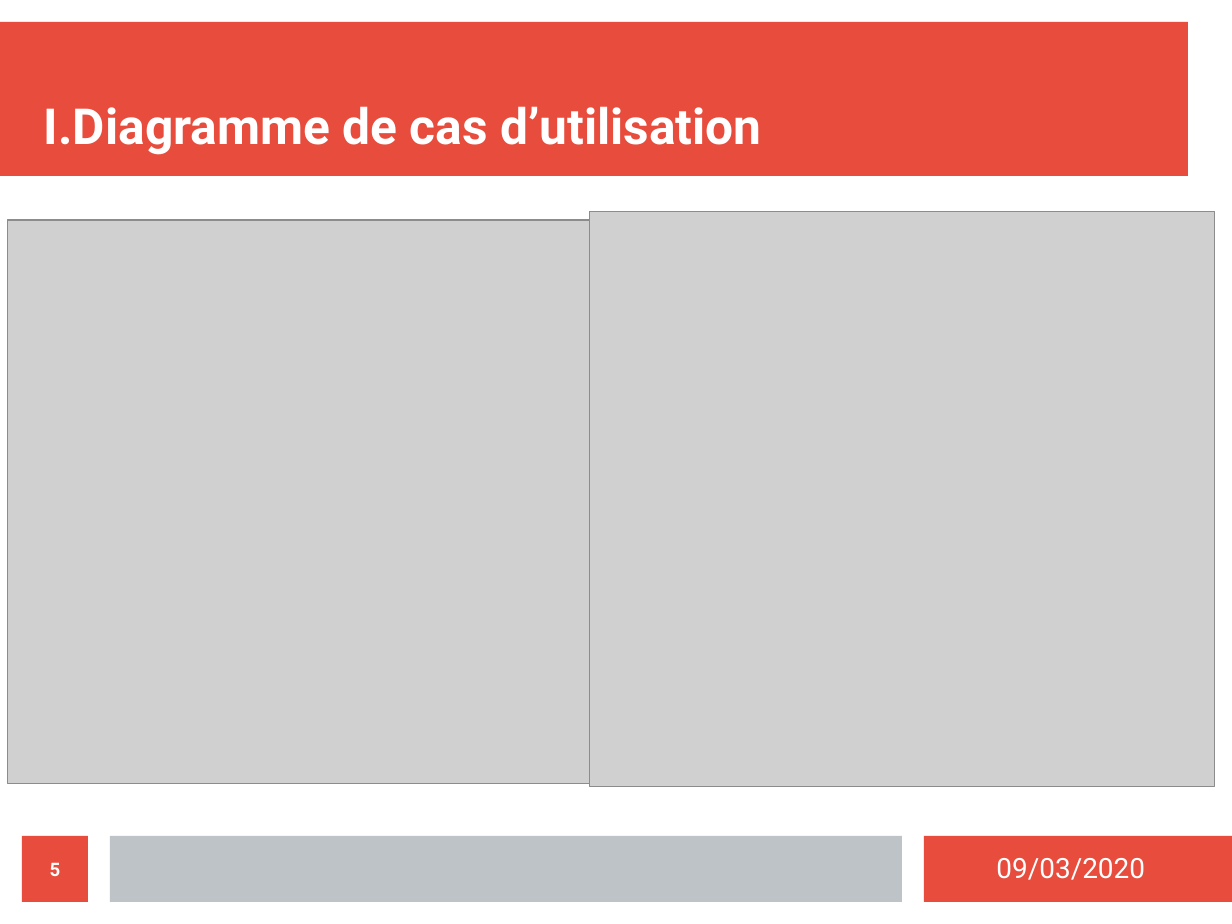
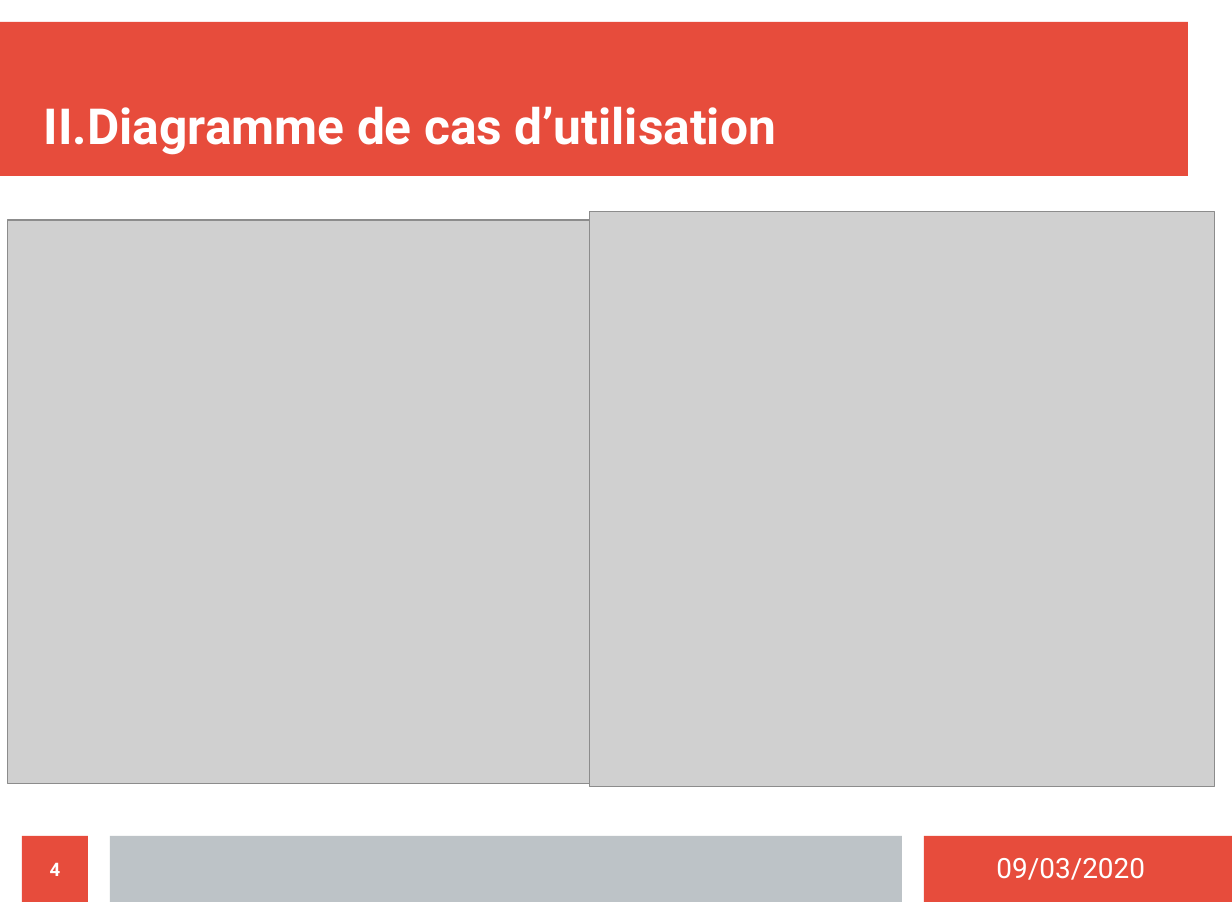
Before and after one commit to MezeretteBrice/Projet_Ronde, a slide deck: slide 4 of SOUTENANCE/Revue2/MezeretteBrice.odp (slide 5 before the commit). Drawn at 1232x924 pixels with LibreOffice and Linux fonts; fonts in the diff are those of the drawing; grey boxes stand for pictures. Boxes give left, top, right and bottom in pixels: in the first picture for what was removed or moved away, otherwise in the second. Text is boxed around its words. In the diff, an @@ line names an element or a change of style, - is before the commit and + after.

```diff
--- a/SOUTENANCE/Revue2/MezeretteBrice.odp
+++ b/SOUTENANCE/Revue2/MezeretteBrice.odp
@@ title at (44,106,776,155): text changed @@
-I.Diagramme de cas d’utilisation
+II.Diagramme de cas d’utilisation
@@ page number at (50,862,61,876): text changed @@
-5
+4
```
Also in this commit, not shown: 7 other slides changed, 2 slides added, 3 other files.
